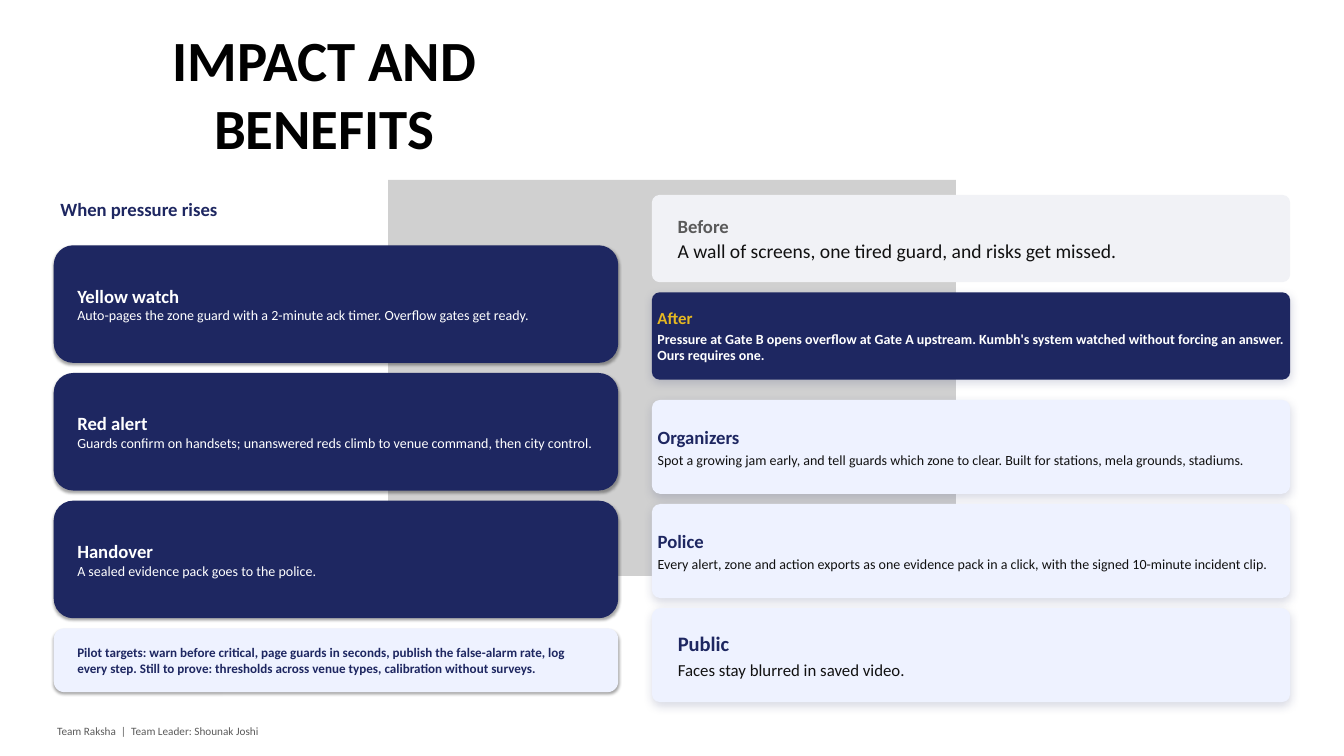
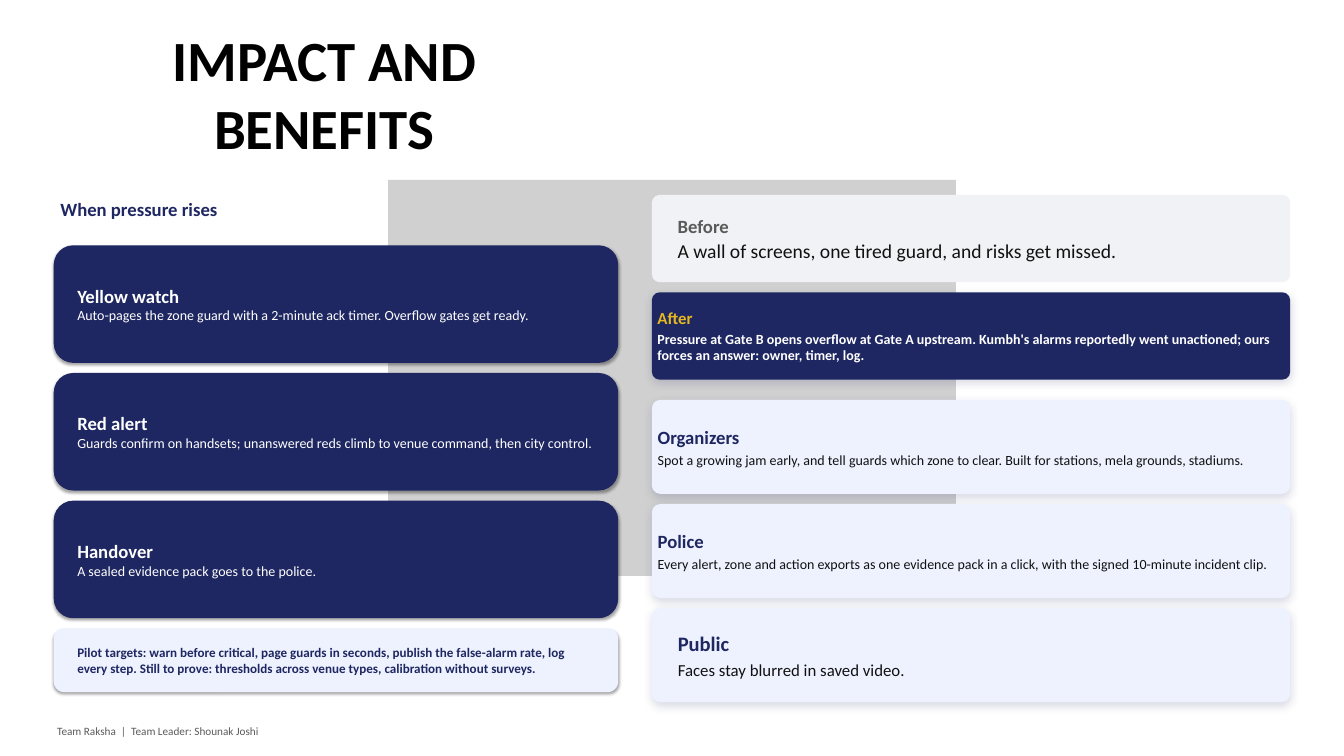
Before and after one commit to shounakjoshi88-a11y/raksha-crowd-safety-hackathon, a slide deck: slide 5 of deck/Raksha_Hackathon2026_Simplified.pptx. Drawn at 1344x756 pixels with LibreOffice and Linux fonts; fonts in the diff are those of the drawing; grey boxes stand for pictures. Boxes give left, top, right and bottom in pixels: in the first picture for what was removed or moved away, otherwise in the second. Text is boxed around its words. In the diff, an @@ line names an element or a change of style, - is before the commit and + after.

Commit message:
fix: soften Kumbh claims to outcome-based wording

```diff
--- a/deck/Raksha_Hackathon2026_Simplified.pptx
+++ b/deck/Raksha_Hackathon2026_Simplified.pptx
@@ text in rounded rectangle at (657, 334, 1269, 363): text changed @@
-Pressure at Gate B opens overflow at Gate A upstream. Kumbh's system watched without forcing an answer. Ours requires one.
+Pressure at Gate B opens overflow at Gate A upstream. Kumbh's alarms reportedly went unactioned; ours forces an answer: owner, timer, log.
```
Also in this commit, not shown: 1 other slide changed, 2 other files.
